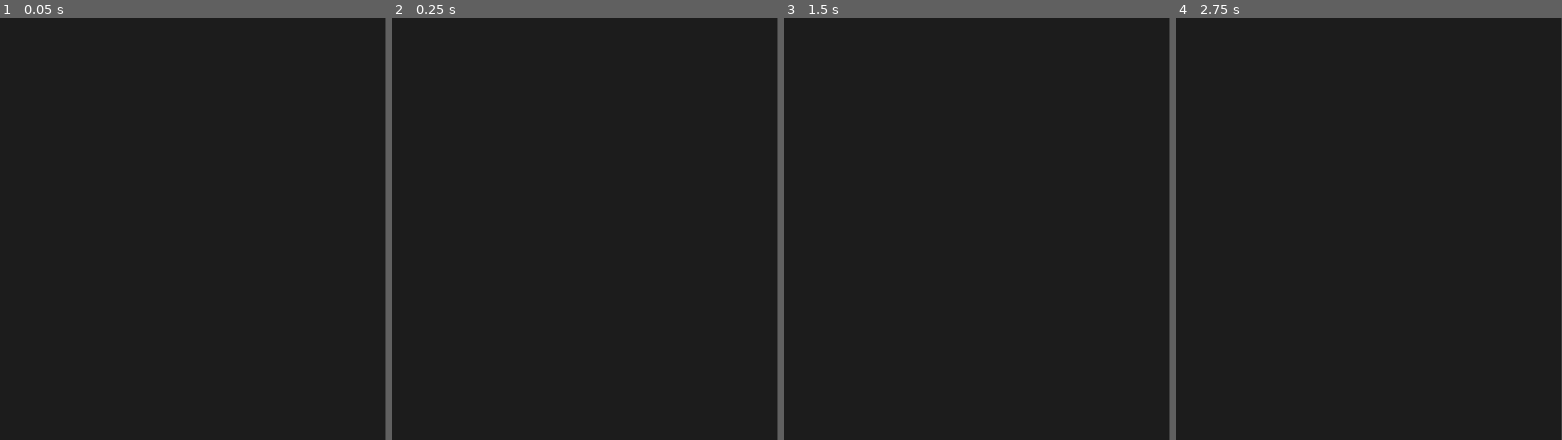
Above: before the commit, frames 1-4 (left to right).
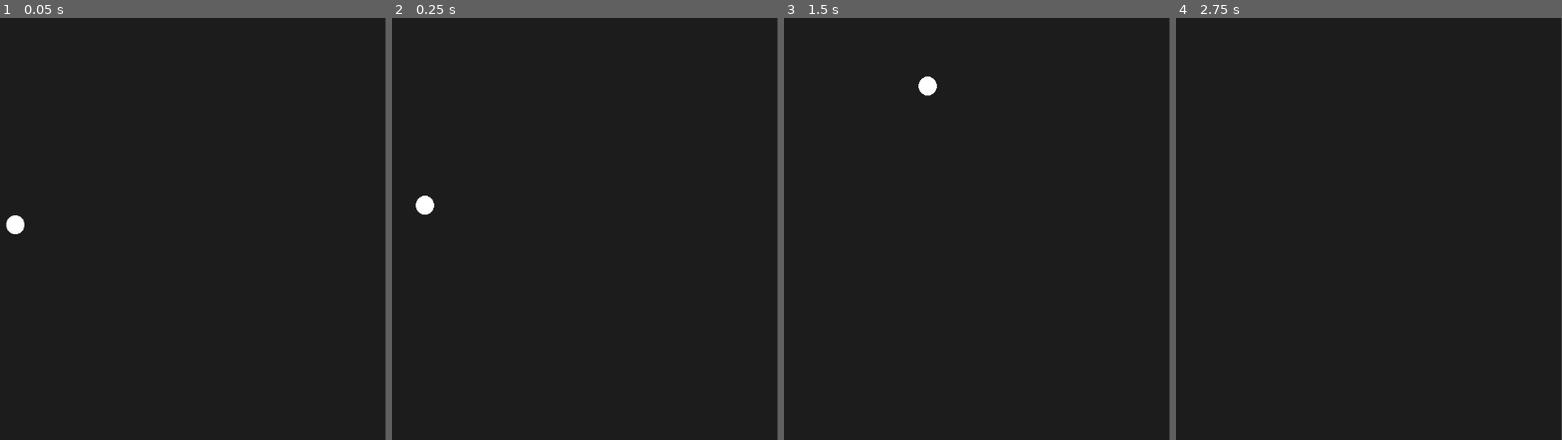
Above: after the commit, the same moments.

Repository: adrianofelix019/pong-clone
Game: Godot game, scene res://scenes/main.tscn
The game is run twice, just before and just after one commit, with the same random seed, the same clock (stepped at 60 frames per second) and the same inputs.
Inputs:
- Up to frame 1 (0.05 s): no input
- Up to frame 2 (0.25 s): no input
- Up to frame 3 (1.5 s): no input
- Up to frame 4 (2.75 s): no input

The runs differ from the first frame. In frame 1, 0.2% of the frame differs, in the area x 1-7%, y 46-52%; in frame 2, 0.2%, in the area x 6-11%, y 42-47%; in frame 3, 0.2%; in frame 4, nothing differs.

Commit message:
feat: create ball scene

Diff:
--- a/scenes/ball.tscn
+++ b/scenes/ball.tscn
@@ -6,7 +6,7 @@
 [sub_resource type="CircleShape2D" id="CircleShape2D_cxlvu"]
 radius = 15.0
 
-[node name="Area2D" type="Area2D"]
+[node name="Ball" type="Area2D"]
 script = ExtResource("1_cxlvu")
 
 [node name="Sprite2D" type="Sprite2D" parent="."]
--- a/scenes/main.tscn
+++ b/scenes/main.tscn
@@ -1,9 +1,12 @@
-[gd_scene load_steps=2 format=3 uid="uid://bq0eu4ihy7sci"]
+[gd_scene load_steps=3 format=3 uid="uid://bq0eu4ihy7sci"]
+
+[ext_resource type="Script" uid="uid://qyr20otdp524" path="res://scripts/main.gd" id="1_o5qli"]
 
 [sub_resource type="RectangleShape2D" id="RectangleShape2D_sgp6g"]
 size = Vector2(1151, 647)
 
 [node name="Main" type="Node2D"]
+script = ExtResource("1_o5qli")
 
 [node name="Area2D" type="Area2D" parent="."]
 
--- a/scripts/ball.gd
+++ b/scripts/ball.gd
@@ -1,5 +1,17 @@
 extends Area2D
 
 
+var speed := 200.0
+var direction: Vector2
+
 func _ready() -> void:
-	pass
+	position = get_viewport_rect().size / 2
+	direction = random_direction()
+
+
+func random_direction() -> Vector2:
+	return Vector2(randf_range(-1, 1), randf_range(-1, 1)).normalized()
+
+
+func _physics_process(delta: float) -> void:
+	position += direction * speed * delta
--- /dev/null
+++ b/scripts/main.gd
@@ -0,0 +1,7 @@
+extends Node2D
+
+
+func _ready() -> void:
+	var ball_scene = preload("res://scenes/ball.tscn")
+	var ball = ball_scene.instantiate()
+	add_child(ball)
Not shown, added: scripts/main.gd.uid
